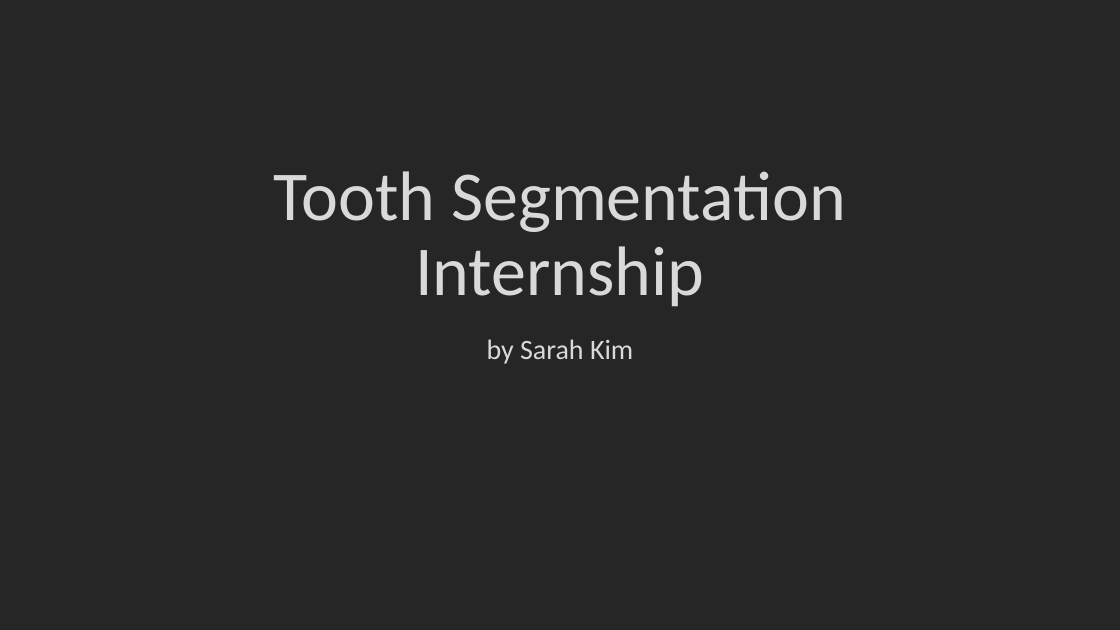
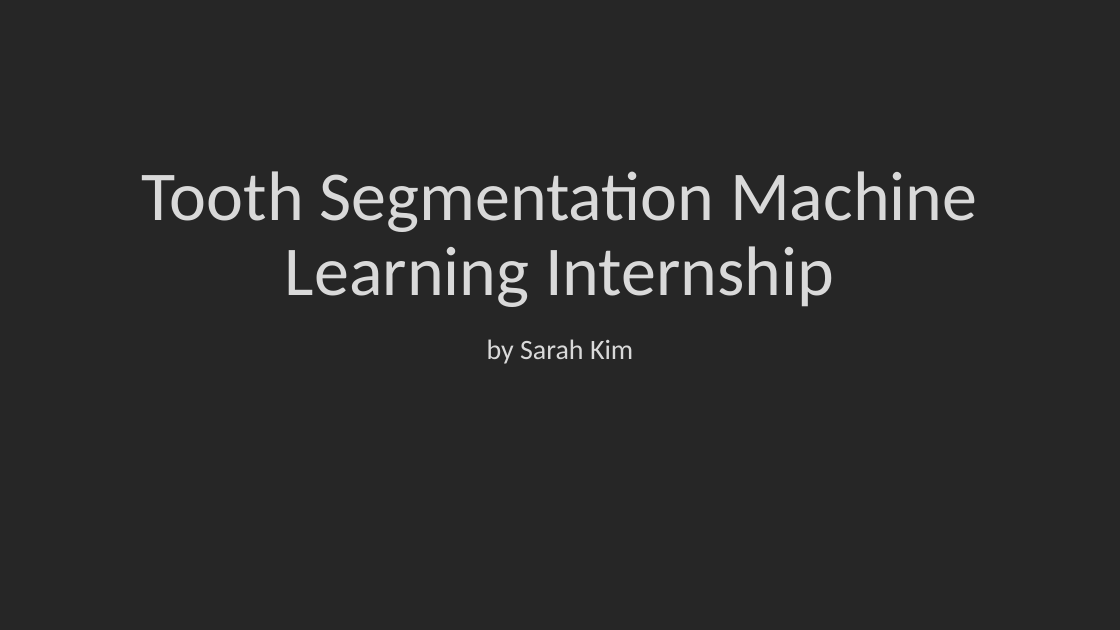
Before and after one commit to qwerty6601/Android_Movie_App, a slide deck: slide 1 of Machine Learning Projects/Machine_Learning_Internship_Promadent.pptx. Drawn at 1120x630 pixels with LibreOffice and Linux fonts; fonts in the diff are those of the drawing. Boxes give left, top, right and bottom in pixels: in the first picture for what was removed or moved away, otherwise in the second. Text is boxed around its words. In the diff, an @@ line names an element or a change of style, - is before the commit and + after.

```diff
--- a/Machine Learning Projects/Machine_Learning_Internship_Promadent.pptx
+++ b/Machine Learning Projects/Machine_Learning_Internship_Promadent.pptx
@@ title at (142, 171, 977, 307): text changed @@
-Tooth Segmentation Internship
+Tooth Segmentation Machine Learning Internship
```
Also in this commit, not shown: 1 other slide changed.
